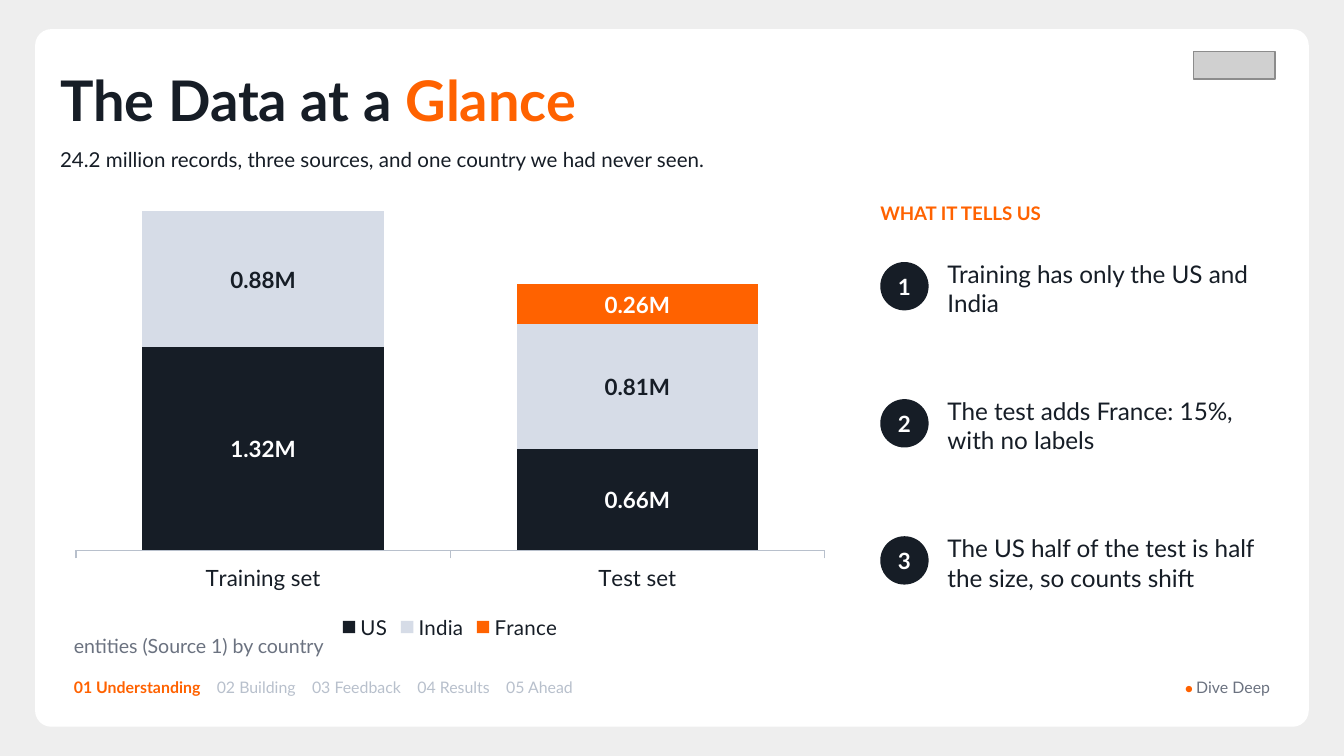
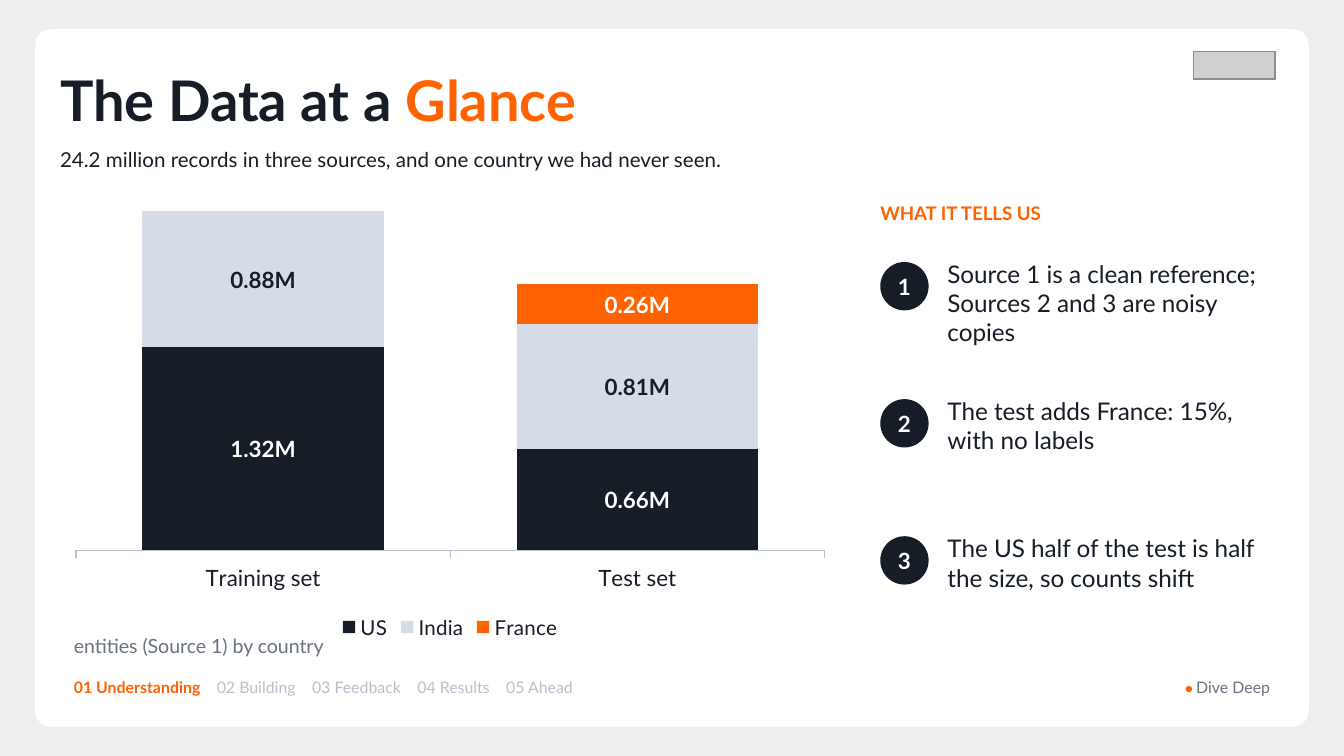
Before and after one commit to AmeyaBorkar/Grenuke, a slide deck: slide 3 of finale/Grenuke_Finale_Deck.pptx. Drawn at 1344x756 pixels with LibreOffice and Linux fonts; fonts in the diff are those of the drawing; grey boxes stand for pictures. Boxes give left, top, right and bottom in pixels: in the first picture for what was removed or moved away, otherwise in the second. Text is boxed around its words. In the diff, an @@ line names an element or a change of style, - is before the commit and + after.

Commit message:
docs(finale): deck v4 covers every topic in the organisers' guidelines
Adds features for noisy records, handling edge cases (singletons, noisy names and addresses, the unseen country) and how we measured (holdout, paired bootstrap, precision 99.9% vs recall 97.5%); names the three sources and our framing; lessons as worked / didn't / differently; zoomed chart scales labelled; script about 8.5-9 minutes. Validator PASS.

```diff
--- a/finale/Grenuke_Finale_Deck.pptx
+++ b/finale/Grenuke_Finale_Deck.pptx
@@ text at <box>60,79,721,171</box>: text changed @@
-The Data at a Glance
-24.2 million records, three sources, and one country we had never seen.
+The Data at a Glance
+24.2 million records in three sources, and one country we had never seen.
@@ text at <box>947,265,1256,345</box>: text changed @@
-Training has only the US and India
+Source 1 is a clean reference; Sources 2 and 3 are noisy copies
```
Also in this commit, not shown: 4 other slides changed, 3 slides added, 2 other files.
